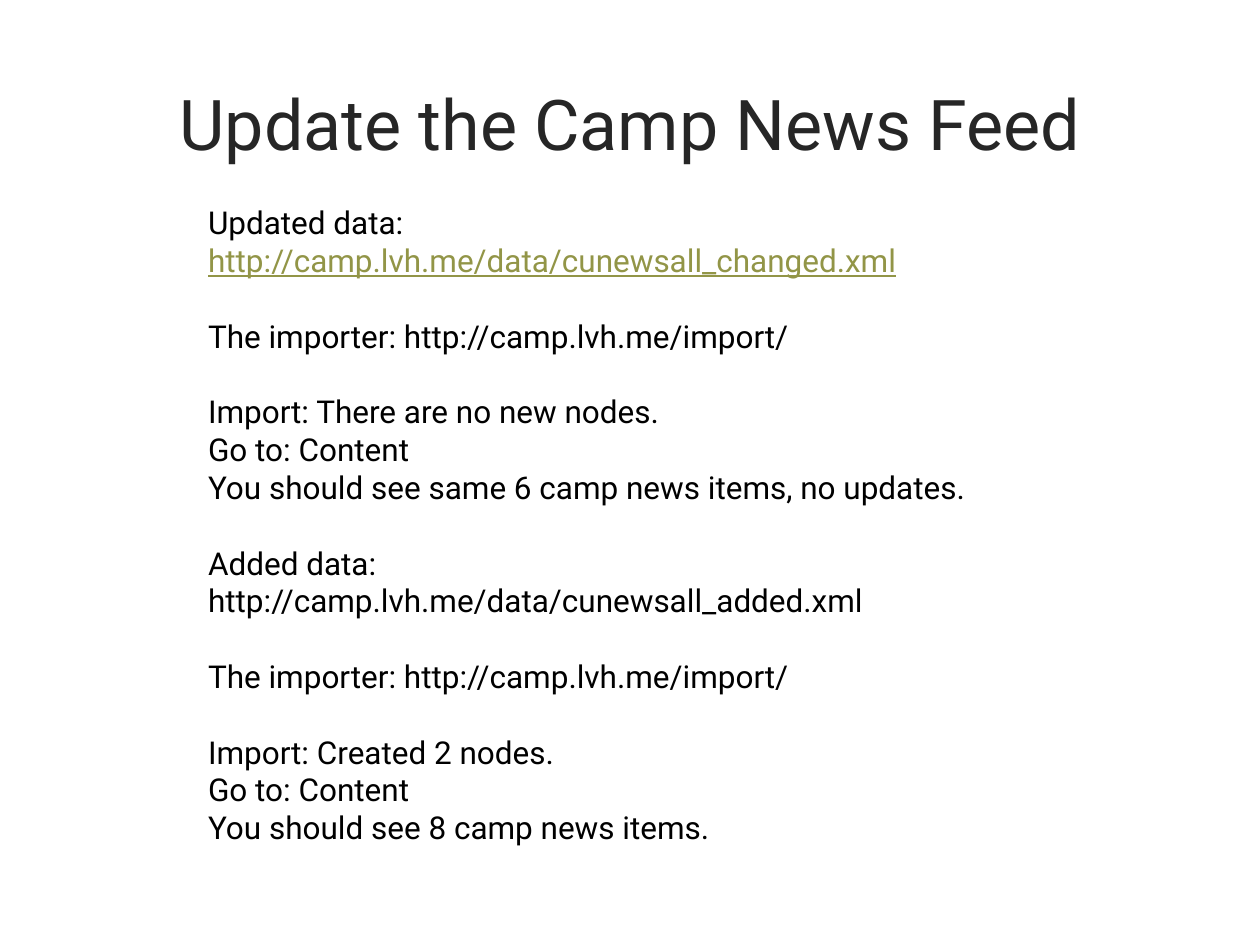
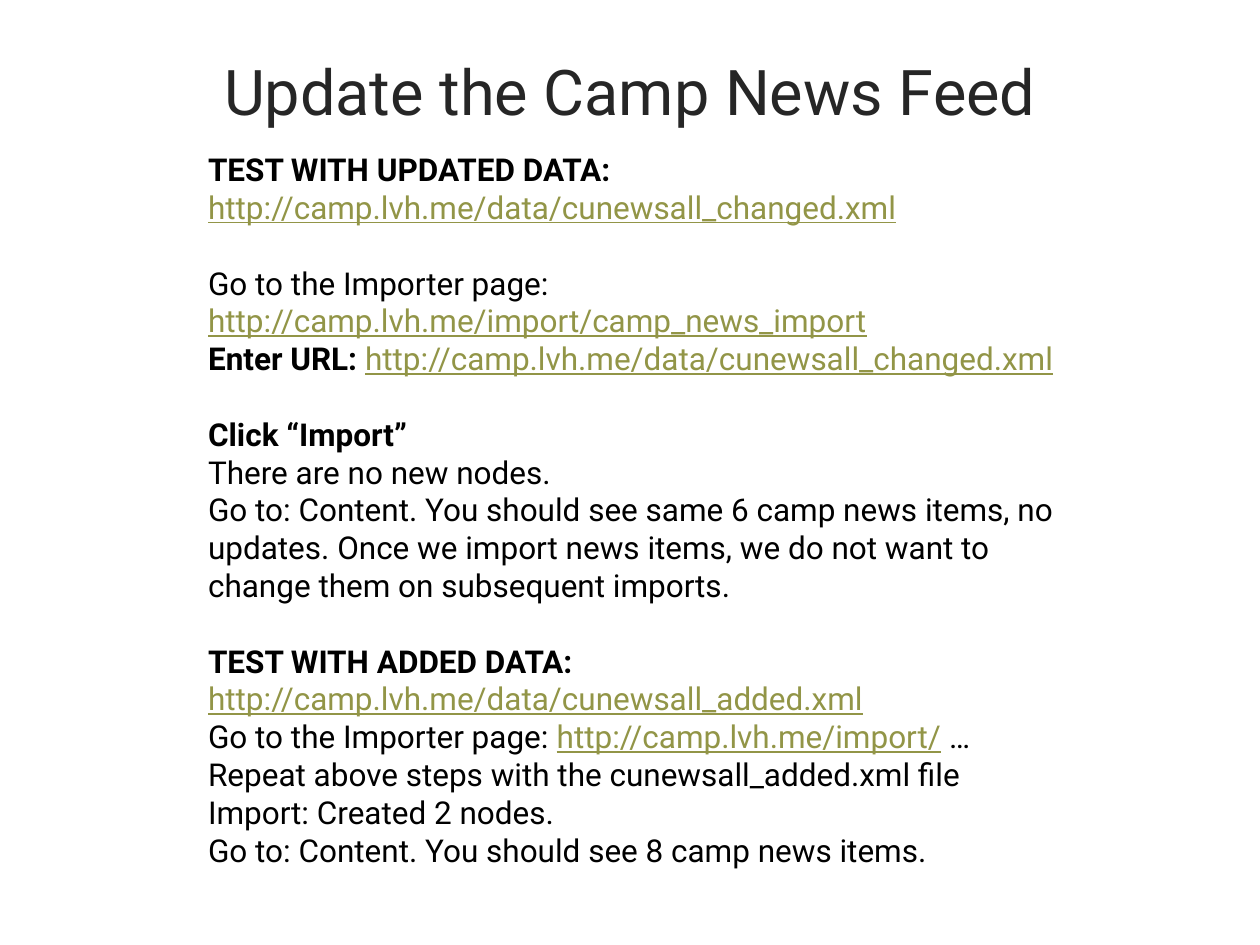
Before and after one commit to ebanford/news-features-start, a slide deck: slide 32 of FeedsDemoPresentation.pptx (slide 34 before the commit). Drawn at 1260x945 pixels with LibreOffice and Linux fonts; fonts in the diff are those of the drawing; background and template pictures are left out. Boxes give left, top, right and bottom in pixels: in the first picture for what was removed or moved away, otherwise in the second. Text is boxed around its words. In the diff, an @@ line names an element or a change of style, - is before the commit and + after.

```diff
--- a/FeedsDemoPresentation.pptx
+++ b/FeedsDemoPresentation.pptx
@@ title "Update the Camp News Feed" at [224,67,1035,128]: size 40 to 36 pt @@
@@ text "TEST WITH UPDATED DATA:": place and size @@
-text "TEST WITH UPDATED DATA:" at [208,210,964,846]
+text "TEST WITH UPDATED DATA:" at [208,158,1053,869]
@@ text at [208,158,610,182]: text changed; bold on @@
-Updated data:
+TEST WITH UPDATED DATA:
@@ text at [208,271,1053,674]: text changed @@
-The importer: http://camp.lvh.me/import/
-Import: There are no new nodes.
-Go to: Content
-You should see same 6 camp news items, no updates.
-Added data:
+Go to the Importer page: http://camp.lvh.me/import/camp_news_import
+Enter URL: http://camp.lvh.me/data/cunewsall_changed.xml
+Click “Import”
+There are no new nodes.
+Go to: Content. You should see same 6 camp news items, no updates. Once we import news items, we do not want to change them on subsequent imports.
+TEST WITH ADDED DATA:
@@ text at [208,686,863,717]: text colour #000000 to #929547, underline on in "http://camp.lvh.me/data/cunewsall_added.xml" @@
@@ text at [208,724,960,793]: text changed @@
-The importer: http://camp.lvh.me/import/
+Go to the Importer page: http://camp.lvh.me/import/ …
+Repeat above steps with the cunewsall_added.xml file
@@ text at [208,838,927,869]: text changed @@
-Go to: Content
-You should see 8 camp news items.
+Go to: Content. You should see 8 camp news items.
```
Also in this commit, not shown: 32 other slides changed, 2 slides added, 5 slides removed, 1 other file.
